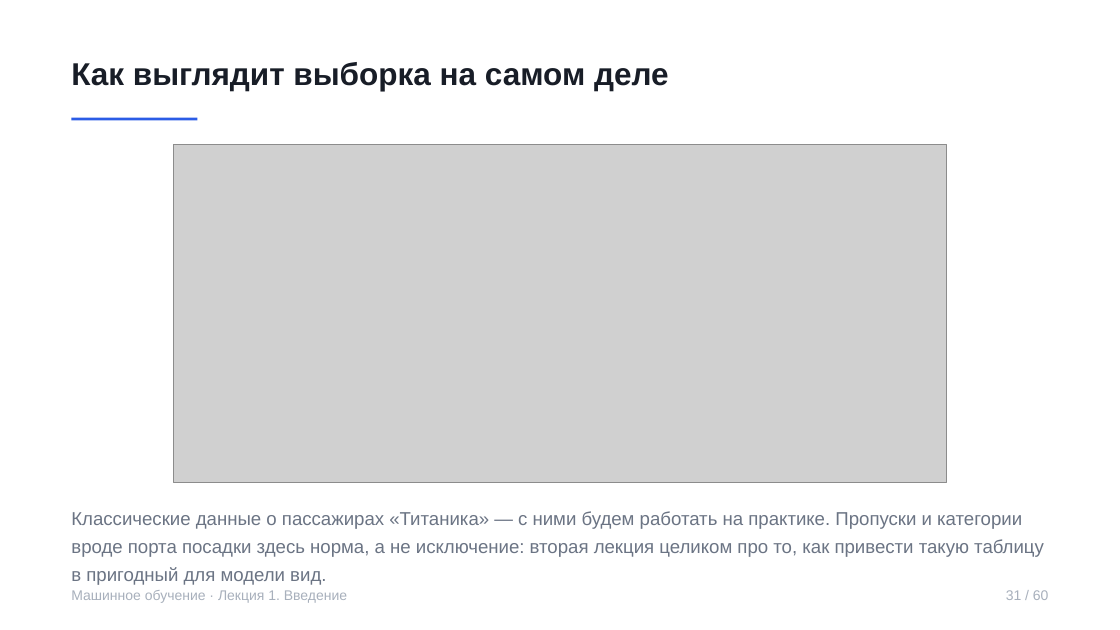
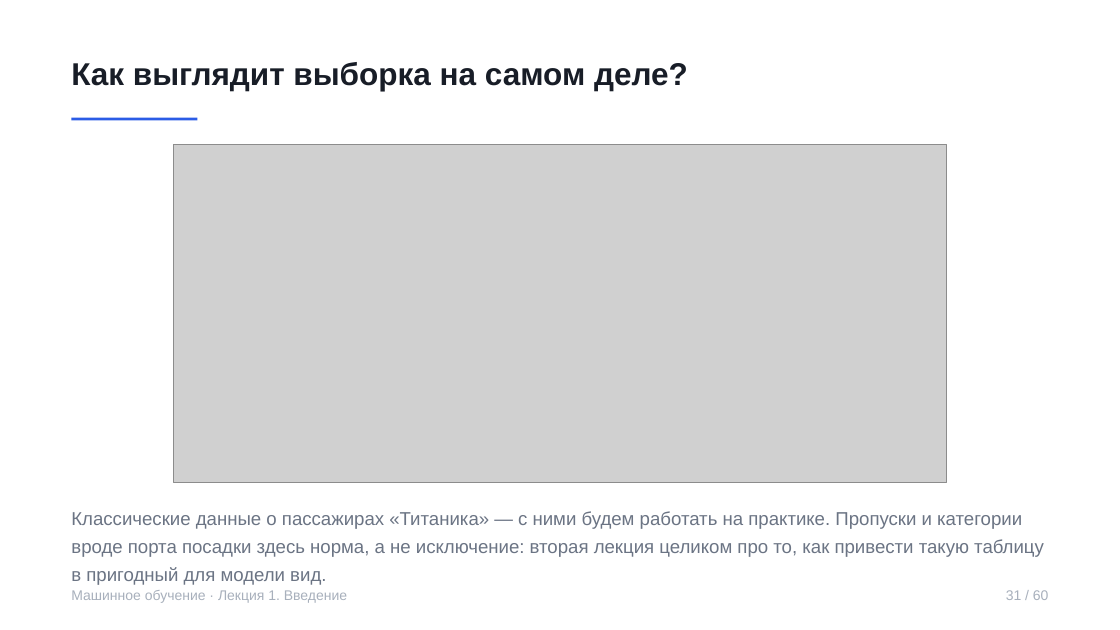
Before and after one commit to rustam-azimov/ml-course-hse, a slide deck: slide 31 of lectures/lecture01.pptx. Drawn at 1120x630 pixels with LibreOffice and Linux fonts; fonts in the diff are those of the drawing; grey boxes stand for pictures. Boxes give left, top, right and bottom in pixels: in the first picture for what was removed or moved away, otherwise in the second. Text is boxed around its words. In the diff, an @@ line names an element or a change of style, - is before the commit and + after.

```diff
--- a/lectures/lecture01.pptx
+++ b/lectures/lecture01.pptx
@@ text at <box>71,62,688,91</box>: text changed @@
-Как выглядит выборка на самом деле
+Как выглядит выборка на самом деле?
```
Also in this commit, not shown: 13 other slides changed, 2 other files.
